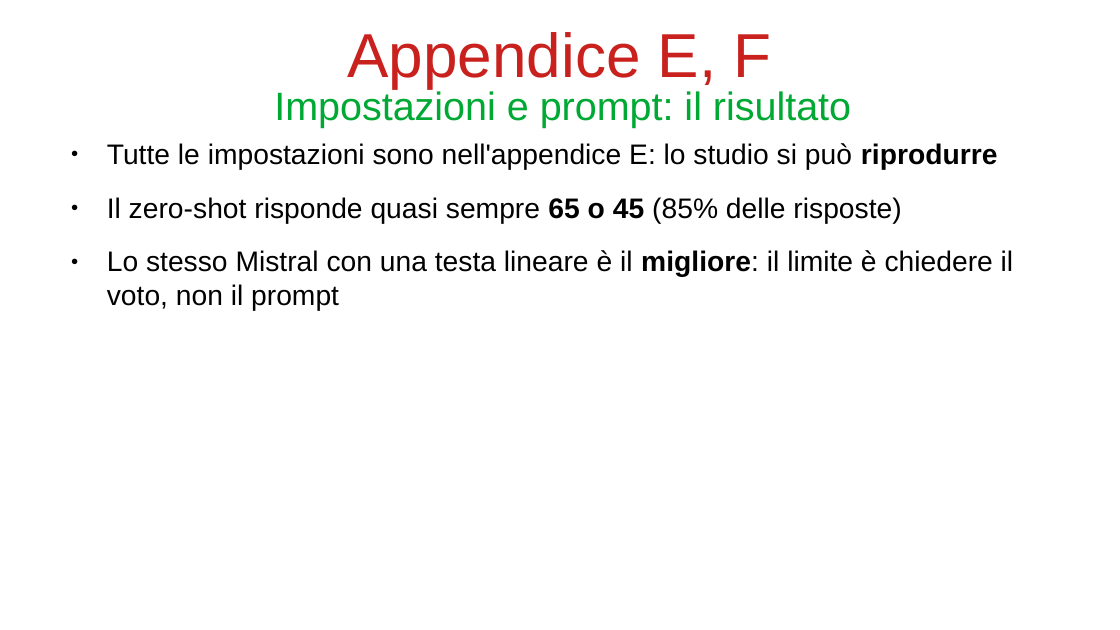
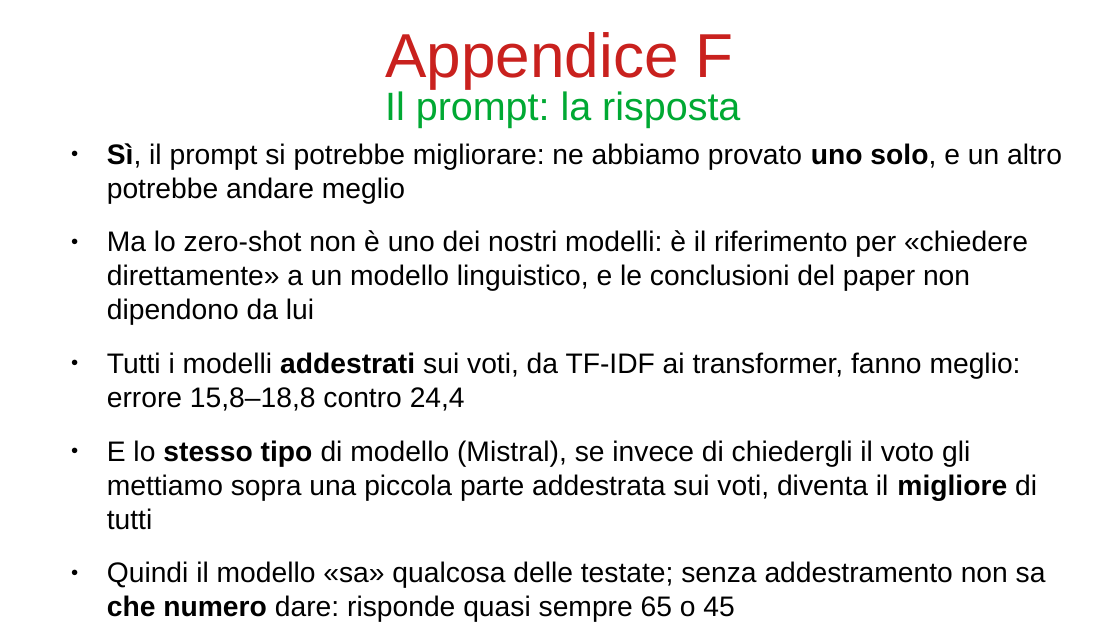
Before and after one commit to bianchi-john/PublisherClassification, a slide deck: slide 44 of Presentazioni/Paper rivista/PaperRivista.odp (slide 33 before the commit). Drawn at 1120x630 pixels with LibreOffice and Linux fonts; fonts in the diff are those of the drawing. Boxes give left, top, right and bottom in pixels: in the first picture for what was removed or moved away, otherwise in the second. Text is boxed around its words. In the diff, an @@ line names an element or a change of style, - is before the commit and + after.

```diff
--- a/Presentazioni/Paper rivista/PaperRivista.odp
+++ b/Presentazioni/Paper rivista/PaperRivista.odp
@@ title at <box>385,32,734,88</box>: text changed @@
-Appendice E, F
+Appendice F
@@ title at <box>385,89,740,128</box>: text changed @@
-Impostazioni e prompt: il risultato
+Il prompt: la risposta
@@ text at <box>107,143,1062,617</box>: text changed @@
-● Tutte le impostazioni sono nell'appendice E: lo studio si può riprodurre
-● Il zero-shot risponde quasi sempre 65 o 45 (85% delle risposte)
-● Lo stesso Mistral con una testa lineare è il migliore: il limite è chiedere il voto, non il prompt
+● Sì, il prompt si potrebbe migliorare: ne abbiamo provato uno solo, e un altro potrebbe andare meglio
+● Ma lo zero-shot non è uno dei nostri modelli: è il riferimento per «chiedere direttamente» a un modello linguistico, e le conclusioni del paper non dipendono da lui
+● Tutti i modelli addestrati sui voti, da TF-IDF ai transformer, fanno meglio: errore 15,8–18,8 contro 24,4
+● E lo stesso tipo di modello (Mistral), se invece di chiedergli il voto gli mettiamo sopra una piccola parte addestrata sui voti, diventa il migliore di tutti
+● Quindi il modello «sa» qualcosa delle testate; senza addestramento non sa che numero dare: risponde quasi sempre 65 o 45
```
Also in this commit, not shown: 4 other slides changed, 13 slides added, 2 slides removed, 25 other files.
